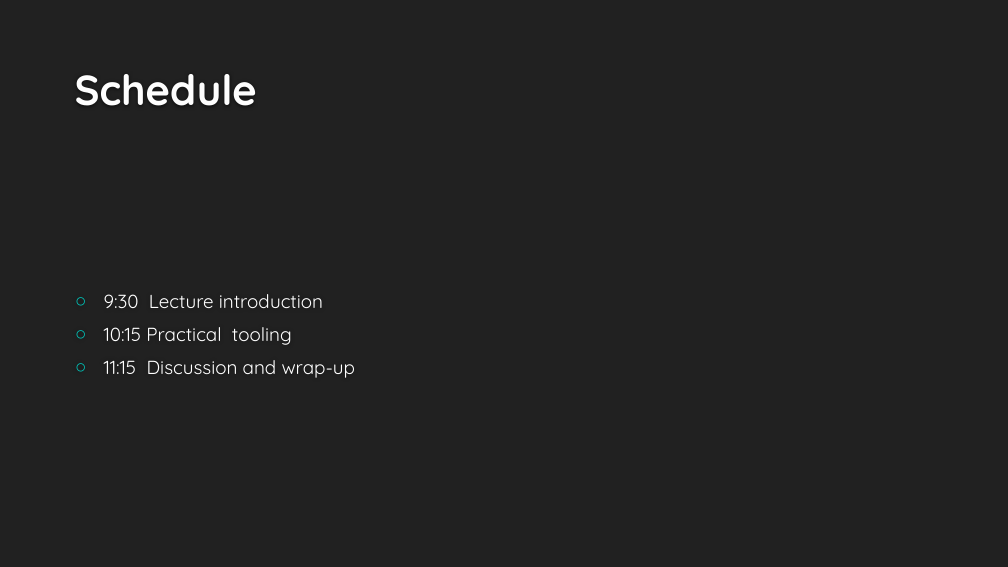
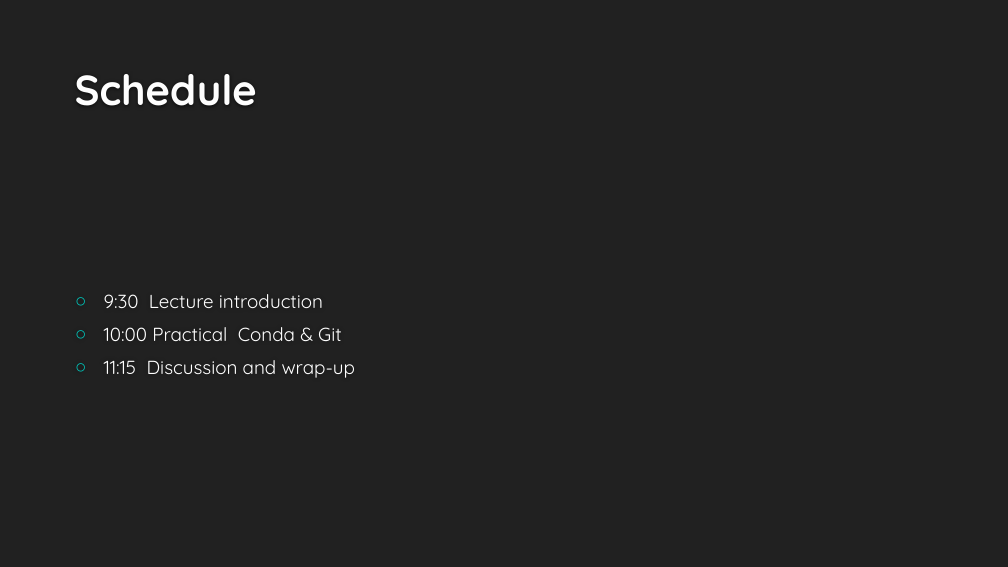
Before and after one commit to wdeleeuw/BBDA_git_course, a slide deck: slide 2 of GitConda.pptx. Drawn at 1008x567 pixels with LibreOffice and Linux fonts; fonts in the diff are those of the drawing; background and template pictures are left out. Boxes give left, top, right and bottom in pixels: in the first picture for what was removed or moved away, otherwise in the second. Text is boxed around its words. In the diff, an @@ line names an element or a change of style, - is before the commit and + after.

```diff
--- a/GitConda.pptx
+++ b/GitConda.pptx
@@ text at [104, 327, 342, 341]: text changed @@
-○ 10:15 Practical tooling
+○ 10:00 Practical Conda & Git
```
Also in this commit, not shown: 4 other slides changed, 7 slides added, 3 slides removed.
